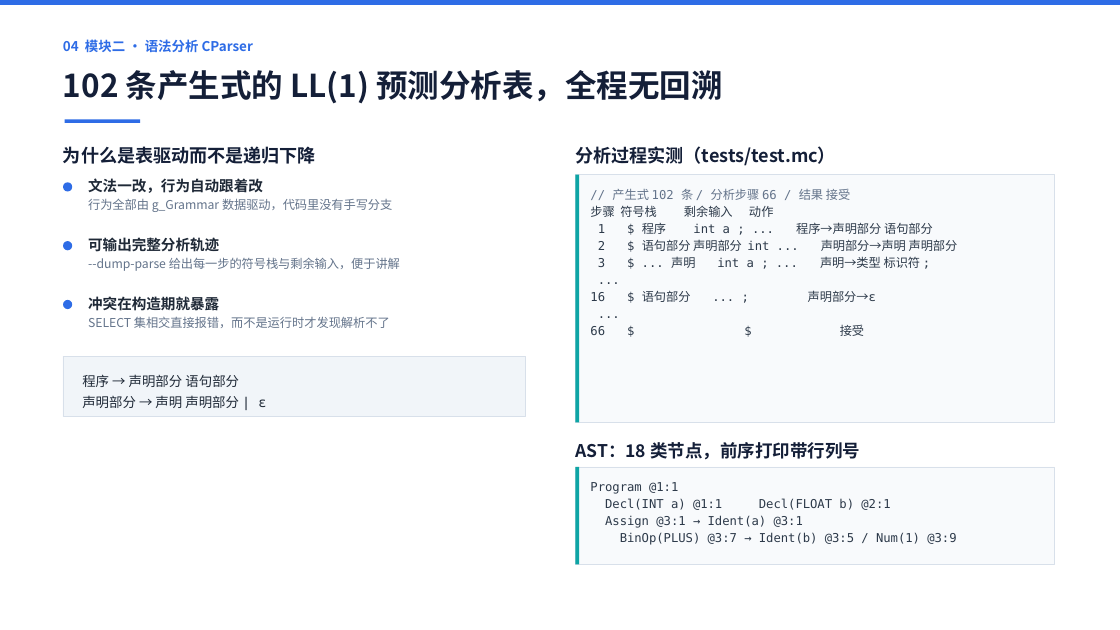
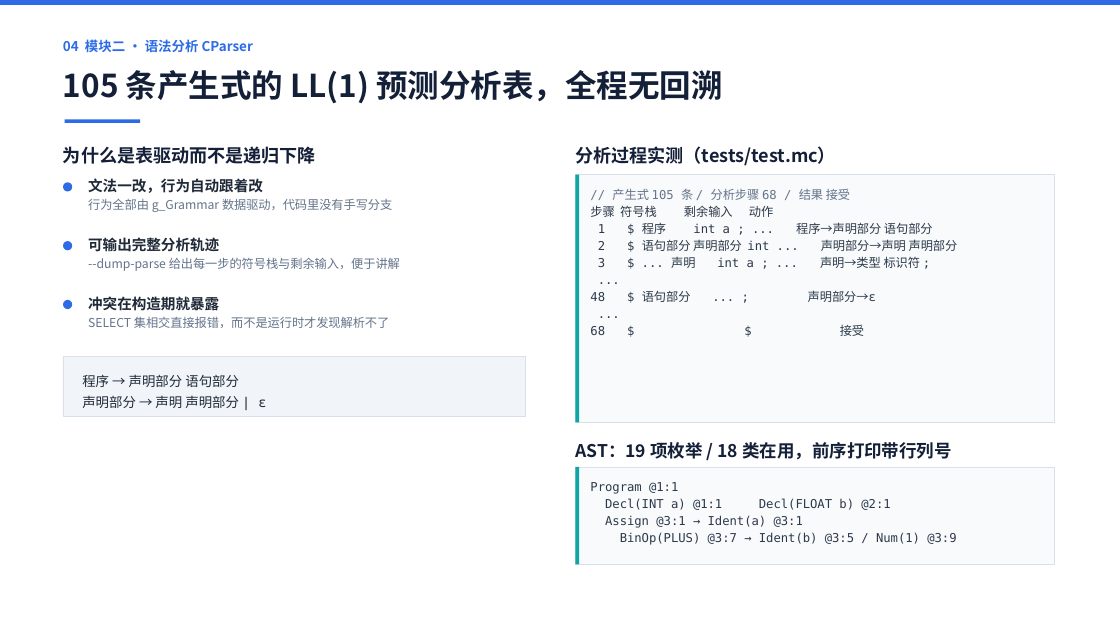
Before and after one commit to 9527-qincheng/MiniCCompiler, a slide deck: slide 5 of docs/MiniC编译器_答辩演示.pptx. Drawn at 1120x630 pixels with LibreOffice and Linux fonts; fonts in the diff are those of the drawing. Boxes give left, top, right and bottom in pixels: in the first picture for what was removed or moved away, otherwise in the second. Text is boxed around its words. In the diff, an @@ line names an element or a change of style, - is before the commit and + after.

Commit message:
feat: 关系运算符按 C++ 分层（== != 低于 < <= > >=）
新增非终结符 相等表达式(145) / 相等表达式1(146) / 相等运算符(147)，
新增产生式 103-105；就地改 53/54 的右部与 59/60 的左部，编号 1-92 一字未动。
非终结符 45 -> 48，产生式 102 -> 105，conflicts 仍为 0。

只改文法不产生可观察变化：语义 DeduceBinOp 的关系分支原本只认 int/float/char，
链式比较的中间结果是 bool 会报 relational operands must be numeric。
同批放开 bool 的比较能力（不放开算术），报错文案改为
relational operands must be numeric or bool。

实测与 g++ 逐行相同：a == b < c 解析成 a == (b < c)、a < b == c 解析成 (a < b) == c。

回归：parser 49->50、sema 18->19、quad 17->18、codegen 29->30，11 套全绿。

```diff
--- a/docs/MiniC编译器_答辩演示.pptx
+++ b/docs/MiniC编译器_答辩演示.pptx
@@ text at <box>63,70,723,104</box>: text changed @@
-102 条产生式的 LL(1) 预测分析表，全程无回溯
+105 条产生式的 LL(1) 预测分析表，全程无回溯
@@ text at <box>612,189,850,200</box>: text changed @@
-// 产生式 102 条 / 分析步骤 66 / 结果 接受
+// 产生式 105 条 / 分析步骤 68 / 结果 接受
@@ text at <box>590,290,876,302</box>: text changed @@
-16 $ 语句部分 ... ; 声明部分→ε
+48 $ 语句部分 ... ; 声明部分→ε
@@ text at <box>575,442,952,460</box>: text changed @@
-AST：18 类节点，前序打印带行列号
+AST：19 项枚举 / 18 类在用，前序打印带行列号
```
Also in this commit, not shown: 2 other slides changed, 30 other files.
